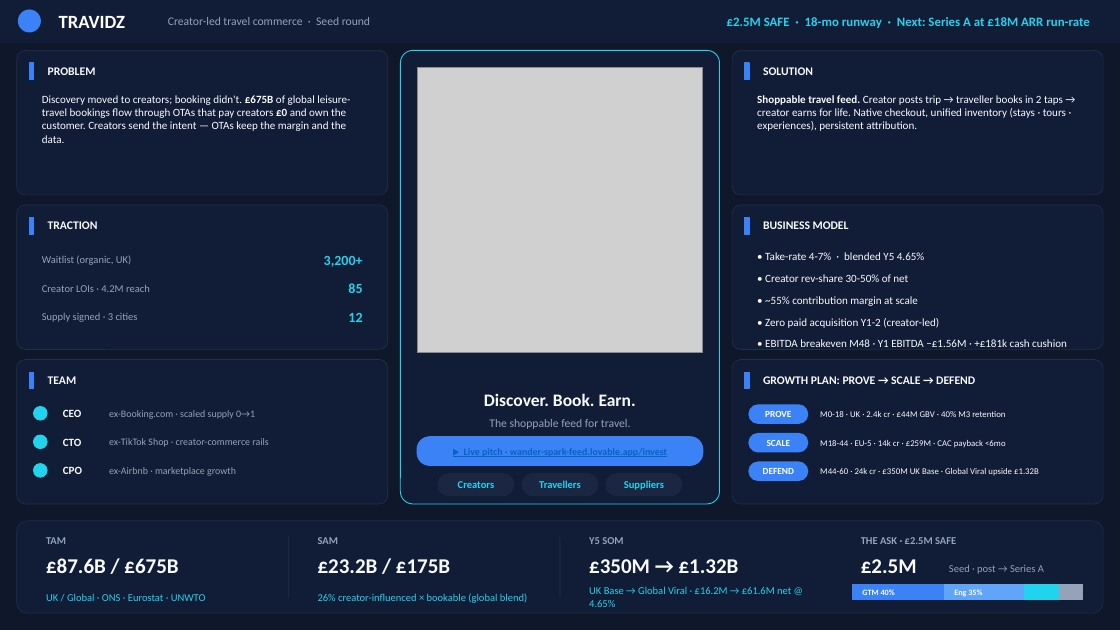
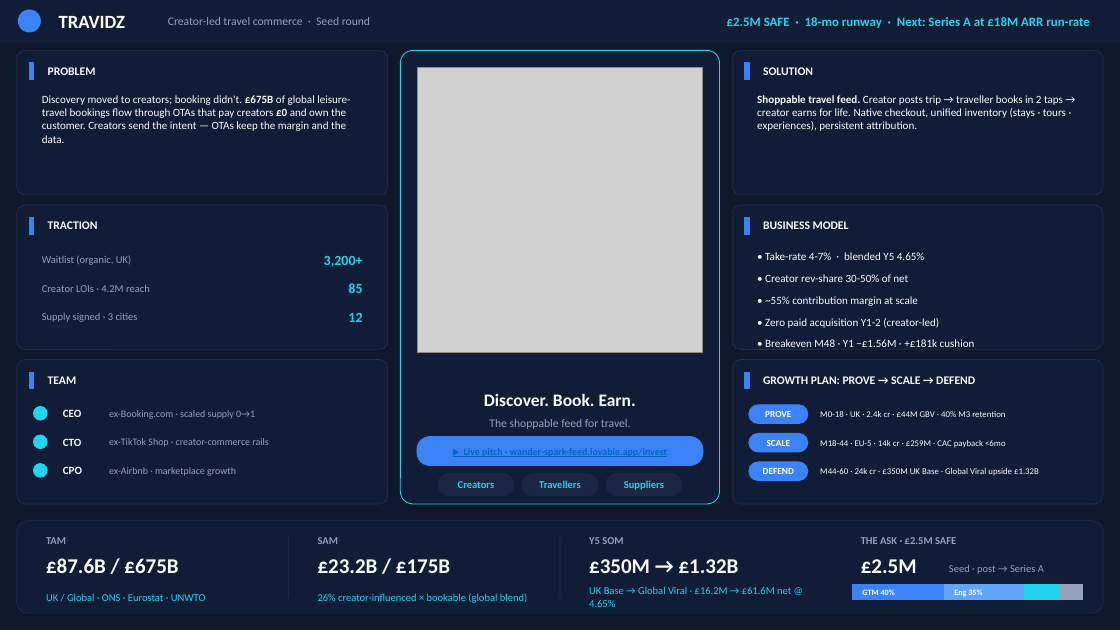
Before and after one commit to bmcguigan939/wander-spark-feed, a slide deck: slide 1 of public/decks/Travidz_Elevator_Pitch_v5.pptx. Drawn at 1120x630 pixels with LibreOffice and Linux fonts; fonts in the diff are those of the drawing; grey boxes stand for pictures. Boxes give left, top, right and bottom in pixels: in the first picture for what was removed or moved away, otherwise in the second. Text is boxed around its words. In the diff, an @@ line names an element or a change of style, - is before the commit and + after.

```diff
--- a/public/decks/Travidz_Elevator_Pitch_v5.pptx
+++ b/public/decks/Travidz_Elevator_Pitch_v5.pptx
@@ text at [765,339,975,347]: text changed @@
-• EBITDA breakeven M48 · Y1 EBITDA −£1.56M · +£181k cash cushion
+• Breakeven M48 · Y1 −£1.56M · +£181k cushion
```
Also in this commit, not shown: 3 other files.
